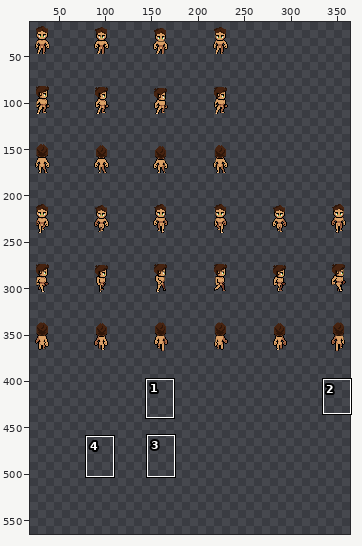
Pixel-art file -- Assets/Textures/Characters/npc_spritesheet.aseprite. Above, an overview of the earlier version with the close-up marked.
Close-up. Before the commit:
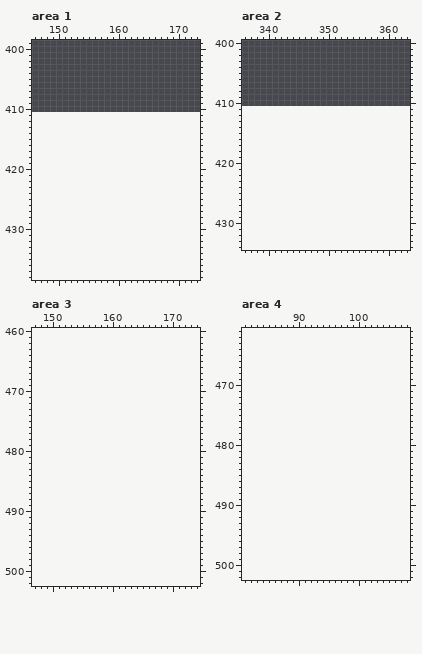
400x411 pixels, 1 frame. Shown: area 1: x 146..173, y 399..438; area 2: x 336..363, y 400..434; area 3: x 147..174, y 460..502; area 4: x 81..108, y 461..502. The old version is drawn lined up with the new one, on the new canvas. The wide view leaves out empty margins. The commit also changed other parts of the picture, which this record leaves out.
Now the later version:
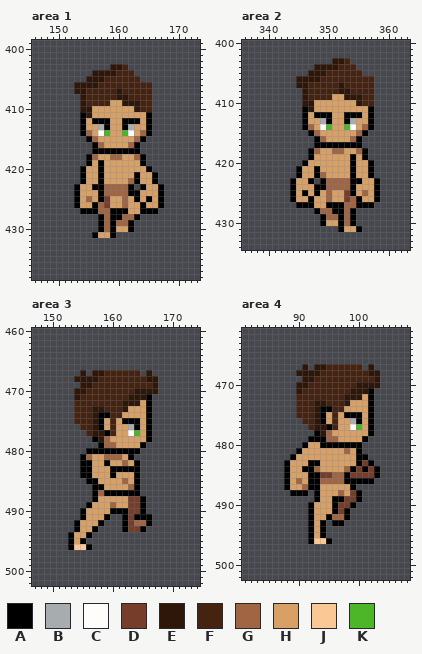
Palette (. is transparent): A #000000  B #a7acae  C #fffcfc  D #763d2b  E #2e1609  F #462310  G #a26543  H #d9a066  J #fac895  K #4cb528
What changed:
canvas 400x411 -> 400x576
--- area 1
@@ x 151..169 @@
 402 ...................
-403 ...................
-404 ...................
-405 ...................
-406 ...................
-407 ...................
-408 ...................
-409 ...................
-410 ...................
-411 ...................
-412 ...................
-413 ...................
-414 ...................
-415 ...................
-416 ...................
-417 ...................
-418 ...................
-419 ...................
-420 ...................
-421 ...................
-422 ...................
-423 ...................
-424 ...................
-425 ...................
-426 ...................
-427 ...................
-428 ...................
-429 ...................
-430 ...................
-431 ...................
+403 ........EEF........
+404 .....EEEEFFF.......
+405 ....EEEFFFFFF......
+406 ..EEEEFFFFFFFFF....
+407 ..EEFFFFFEFFFFF....
+408 ...EFFFFFEEFFFF....
+409 ...EFFFFHHEEEFF....
+410 ...EEHHHHHHHEFF....
+411 ...AEHHHHHHHHHA....
+412 ...AHAAAHHAAAHA....
+413 ...AHHBAHHABHHA....
+414 ...AGHCKHHKCHGA....
+415 ....AGHHHHHHGA.....
+416 .....AGHHHHGA......
+417 .....AAAAAAAA......
+418 ....AGHHGGHHGA.....
+419 ....AHAHHHHHHA.....
+420 ...AHHAHHHHHHHA....
+421 ...AHHAHHHHHAHHA...
+422 ...AHHAHHHHGAHHA...
+423 ..AHHAAGGGGA.AHHA..
+424 ..AHHHAGGGGAAHHHA..
+425 ..AHGHADHHGHAHAHA..
+426 ..AHHAGDHHGHHAHHA..
+427 ...AAAGGAAAHHAAA...
+428 ......AGAAGGA......
+429 ......AGAGGA.......
+430 ......AGAHHA.......
+431 .....AHHA..........
 432 ...................
--- area 2
@@ x 342..360 @@
 402 ...................
-403 ...................
-404 ...................
-405 ...................
-406 ...................
-407 ...................
-408 ...................
-409 ...................
-410 ...................
-411 ...................
-412 ...................
-413 ...................
-414 ...................
-415 ...................
-416 ...................
-417 ...................
-418 ...................
-419 ...................
-420 ...................
-421 ...................
-422 ...................
-423 ...................
-424 ...................
-425 ...................
-426 ...................
-427 ...................
-428 ...................
-429 ...................
-430 ...................
-431 ...................
+403 .........EEF.......
+404 ......EEEEFFF......
+405 .....EEEFFFFFF.....
+406 ...EEEEFFFFFFFFF...
+407 ...EEFFFFFEFFFFF...
+408 ....EFFFFFEEFFFF...
+409 ....EFFFFHHEEEFF...
+410 ....EEHHHHHHHEFF...
+411 ....AEHHHHHHHHHA...
+412 ....AHAAAHHAAAHA...
+413 ....AHHBAHHABHHA...
+414 ....AGHCKHHKCHGA...
+415 .....AGHHHHHHGA....
+416 ......AGHHHHGA.....
+417 ......AAAAAAAA.....
+418 .....AGHHGGHHGA....
+419 .....AHHHHHHAHA....
+420 ....AHHHHHHHAHHA...
+421 ...AHHAHHHHHAHHA...
+422 ...AHHAGHHHHAHHA...
+423 ..AHHA.AGGGGAAHHA..
+424 ..AHHHAAGGGGAHHHA..
+425 ..AHAHAHGHHDAHGHA..
+426 ..AHHAHHGHHDGAHHA..
+427 ...AAAHHAAAGGAAA...
+428 ......AGGAAGA......
+429 .......AGGAGA......
+430 .......AHHAGA......
+431 ..........AHHA.....
 432 ...................
--- area 3
@@ x 151..169 @@
 466 ...................
-467 ...................
-468 ...................
-469 ...................
-470 ...................
-471 ...................
-472 ...................
-473 ...................
-474 ...................
-475 ...................
-476 ...................
-477 ...................
-478 ...................
-479 ...................
-480 ...................
-481 ...................
-482 ...................
-483 ...................
-484 ...................
-485 ...................
-486 ...................
-487 ...................
-488 ...................
-489 ...................
-490 ...................
-491 ...................
-492 ...................
-493 ...................
-494 ...................
-495 ...................
-496 ...................
+467 ....E.EEFFFFFF.E...
+468 ...EEEEFFFFFFFFEE..
+469 ....EEFFFFFFFFFFE..
+470 ...EEFFFFFFFFEEEE..
+471 ...EFFFFFFFFEEEA...
+472 ...FFFFFFFFEEEHA...
+473 ...FFFEEFFFEHHHA...
+474 ...FFFEAAFFHHHHA...
+475 ...FFFEAHFHAAAHA...
+476 ....FFEAHFHHBAHA...
+477 .....FEEAFHHCKHA...
+478 ......AEGHHHHHHA...
+479 .......AGGHHHHA....
+480 .....AAAAAAAAA.....
+481 ....AGHHGGGHA......
+482 ....AAHHAHHGHA.....
+483 ....AAHHHAAAAA.....
+484 ....AAHHHAHHHA.....
+485 .....AAHHHHGHA.....
+486 ......AAHHHHGA.....
+487 ......AGAAAAAA.....
+488 ......AHHHHHDDA....
+489 .....AHHHGHHDDA....
+490 ....AHHHHAAADDA....
+491 ....AHHHA..ADAAA...
+492 ...AHHHA...ADGGA...
+493 ...AHHA....ADDA....
+494 ..AHHA.............
+495 ..AHA..............
+496 ..AJJA.............
 497 ...................
--- area 4
@@ x 81..108 @@
 466 ............................
-467 ............................
-468 ............................
-469 ............................
-470 ............................
-471 ............................
-472 ............................
-473 ............................
-474 ............................
-475 ............................
-476 ............................
-477 ............................
-478 ............................
-479 ............................
-480 ............................
-481 ............................
-482 ............................
-483 ............................
-484 ............................
-485 ............................
-486 ............................
-487 ............................
-488 ............................
-489 ............................
-490 ............................
-491 ............................
-492 ............................
-493 ............................
-494 ............................
-495 ............................
-496 ............................
+467 ..........E.EEFFFFFF.E......
+468 .........EEEEFFFFFFFFEE.....
+469 ..........EEFFFFFFFFFFE.....
+470 .........EEFFFFFFFFEEEE.....
+471 .........EFFFFFFFFEEEA......
+472 .........FFFFFFFFEEEHA......
+473 .........FFFEEFFFEHHHA......
+474 .........FFFEAAFFHHHHA......
+475 .........FFFEAHFHAAAHA......
+476 ..........FFEAHFHHBAHA......
+477 ...........FEEAFHHCKHA......
+478 ............AEGHHHHHHA......
+479 ...........AAAGGHHHHA.......
+480 ..........AHHAAAAAAA........
+481 .........AHHHHHHHGHA........
+482 ........AHHHHHHHHHHAA.......
+483 .......AHHHAAHHHHHHADA......
+484 .......AHHAAGHHHHGADADA.....
+485 .......AHHHAADDGGADDDDA.....
+486 .......AHGHAAGGGGAAAAA......
+487 .......AHHGAAHHHHHA.........
+488 ........AAA.AHHHGHDA........
+489 ............AHHAADDA........
+490 ...........AHHHADDA.........
+491 ...........AHHHADA..........
+492 ...........AHHAGGA..........
+493 ...........AHA.AA...........
+494 ...........AHA..............
+495 ...........AHA..............
+496 ...........AJJA.............
 497 ............................
Boxes around the changes in both close-ups, in picture pixels (x1, y1, x2, y2):
added: (74, 64, 164, 238)
added: (290, 58, 380, 232)
added: (68, 370, 158, 550)
added: (284, 364, 380, 544)
